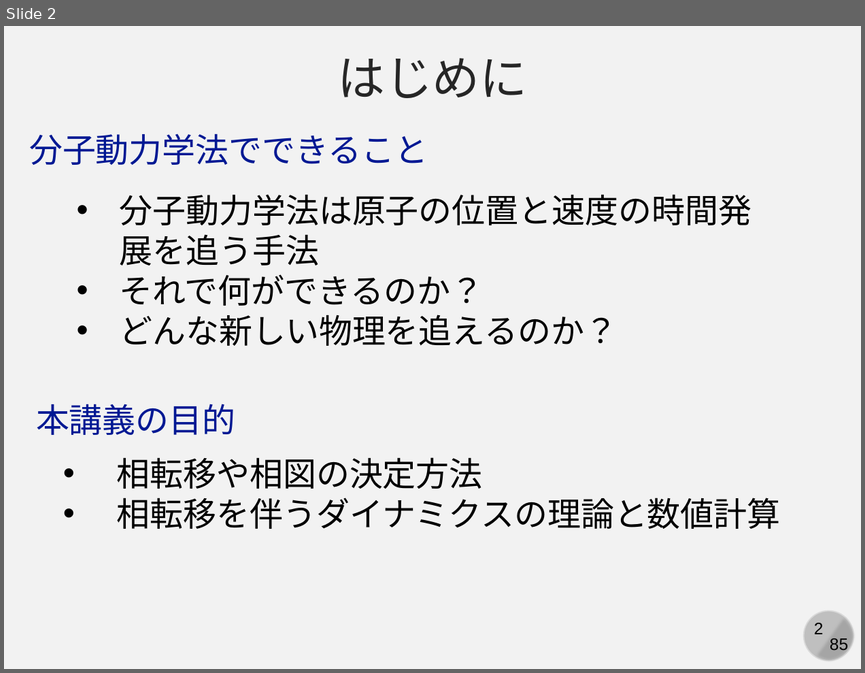
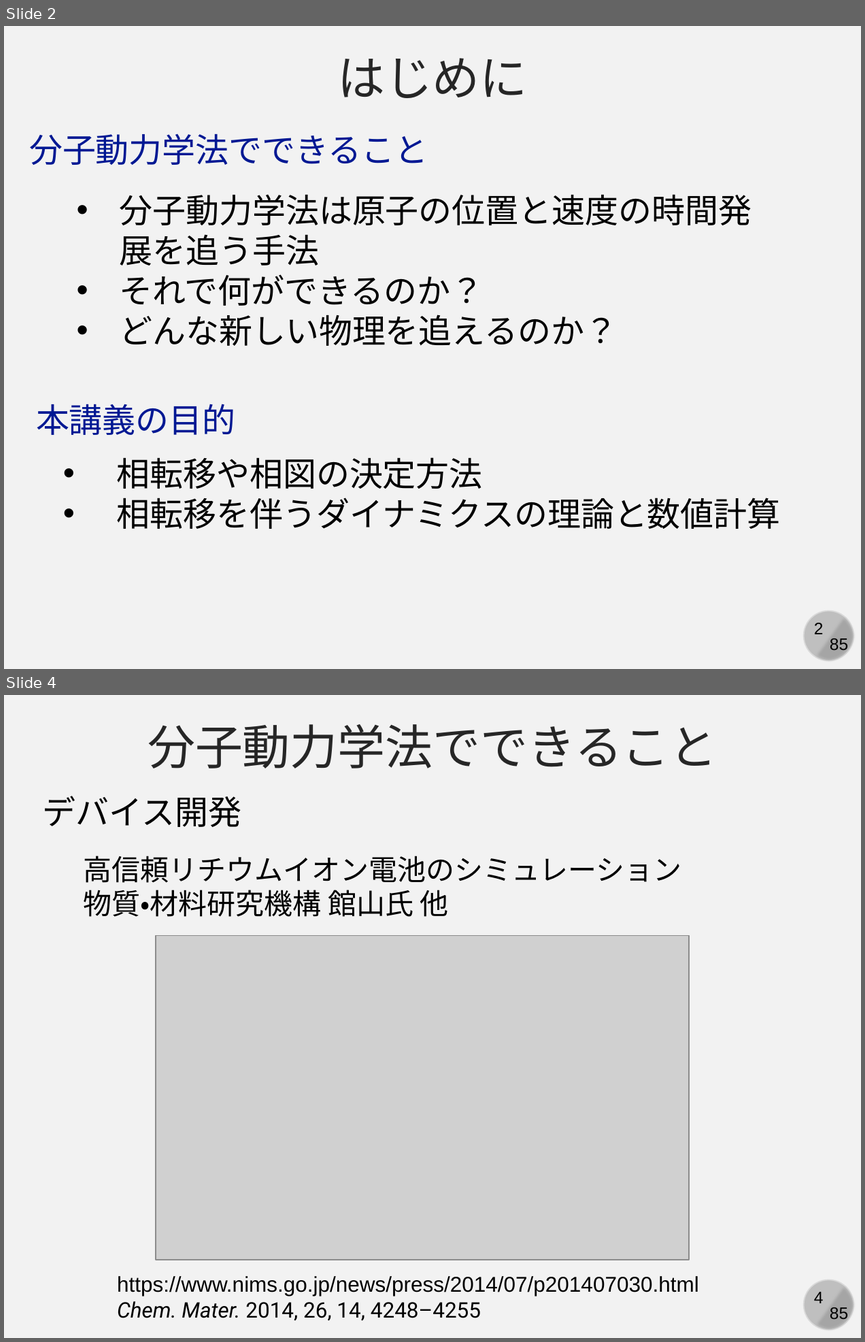
Before and after one commit to kaityo256/yamagata2022, a slide deck: 05_md_advanced/yamagata05.pptx. Shown one above the other, each under a label of ours: slide 2 before the commit, slides 2 and 4 after it; the slides between them are not shown. The pictures are 865x673 and 865x1342 pixels, drawn with LibreOffice and Linux fonts; fonts in the diff are those of the drawing; grey boxes stand for pictures. Boxes give left, top, right and bottom in pixels: in the first picture for what was removed or moved away, otherwise in the second. Text is boxed around its words. In the diff, an @@ line names an element or a change of style, - is before the commit and + after.

Commit message:
updates

```diff
--- a/05_md_advanced/yamagata05.pptx
+++ b/05_md_advanced/yamagata05.pptx
@@ slide 4 added at <box>4,695,861,1338</box>, background #F2F2F2; not listed: 4 template elements that a slide beside it also shows @@
@@ text added at <box>147,724,717,768</box>, 40 pt, text #262626 @@
+分子動力学法でできること
@@ text added at <box>43,796,241,827</box>, 28 pt, text #000000 @@
+デバイス開発
@@ text added at <box>84,855,682,917</box>, 24 pt, text #000000 @@
+高信頼リチウムイオン電池のシミュレーション
+物質・材料研究機構 館山氏 他
@@ picture added at <box>156,936,689,1259</box> @@
@@ text added at <box>117,1276,699,1321</box>, 18 pt, text #000000 @@
+https://www.nims.go.jp/news/press/2014/07/p201407030.html
+Chem. Mater. 2014, 26, 14, 4248–4255
```
Also in this commit, not shown: 2 other slides added.
